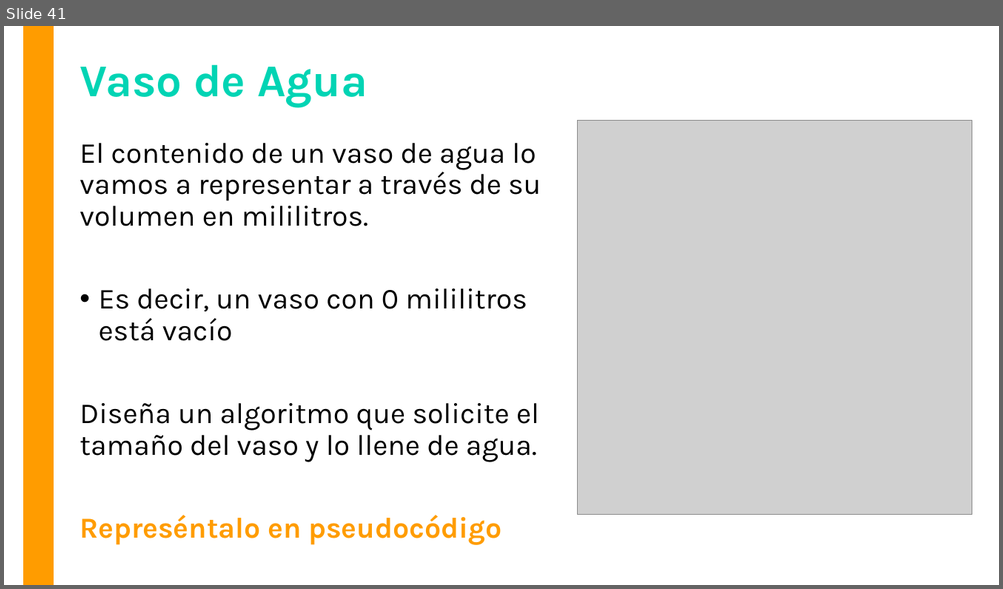
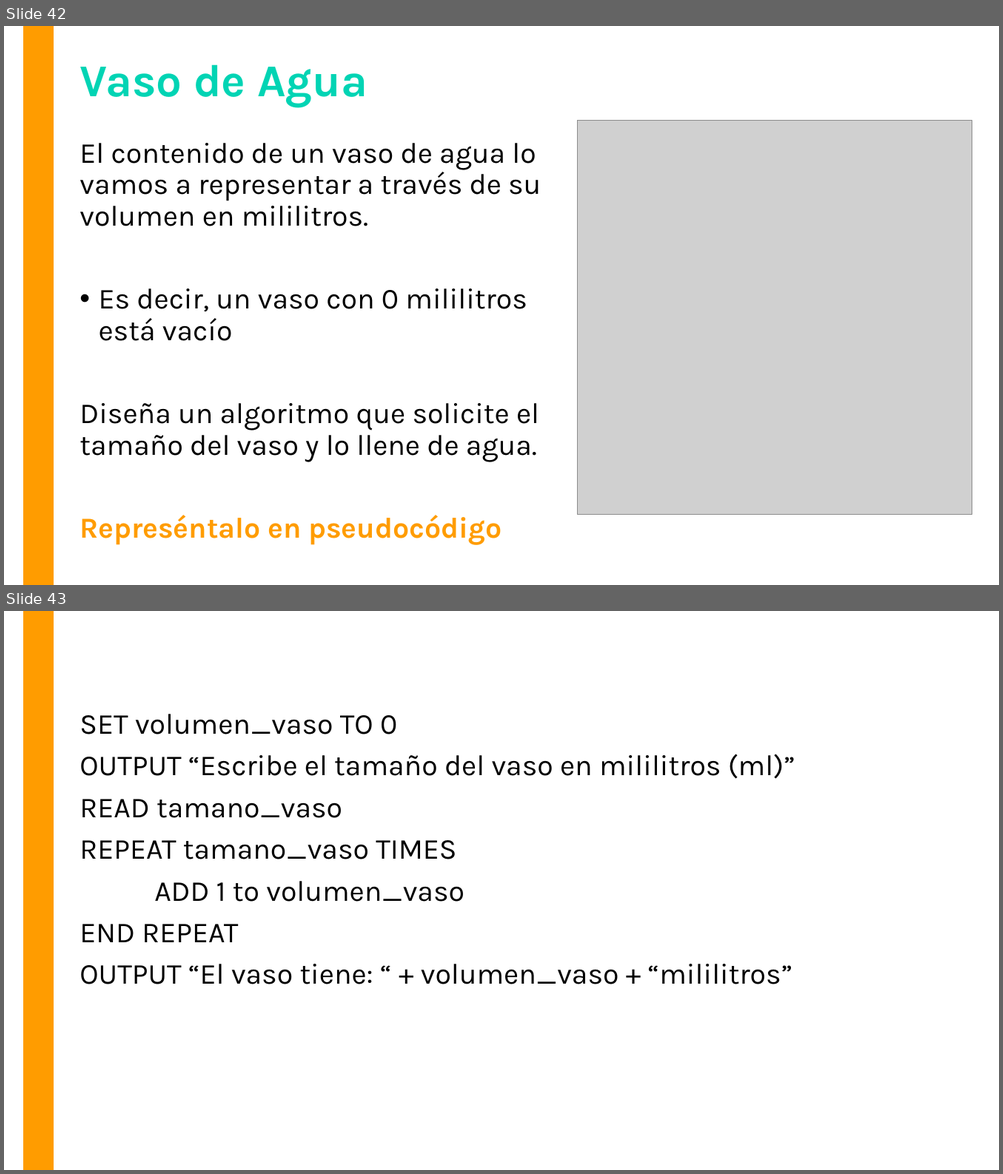
Before and after one commit to OMardil/INFO1_2021, a slide deck: MOD04-Introduccion_a_Java/01 Presentacion/INFO1_MOD4-Algoritmos_y_Diagramas.pptx. Shown one above the other, each under a label of ours: slide 41 before the commit, slides 42 and 43 after it. The pictures are 1003x589 and 1003x1174 pixels, drawn with LibreOffice and Linux fonts; fonts in the diff are those of the drawing; grey boxes stand for pictures. Boxes give left, top, right and bottom in pixels: in the first picture for what was removed or moved away, otherwise in the second. Text is boxed around its words. In the diff, an @@ line names an element or a change of style, - is before the commit and + after.

```diff
--- a/MOD04-Introduccion_a_Java/01 Presentacion/INFO1_MOD4-Algoritmos_y_Diagramas.pptx
+++ b/MOD04-Introduccion_a_Java/01 Presentacion/INFO1_MOD4-Algoritmos_y_Diagramas.pptx
@@ slide 43 added at (x1=4, y1=611, x2=999, y2=1170), background #FFFFFF; not listed: 1 template element that a slide beside it also shows @@
@@ text added at (x1=79, y1=714, x2=795, y2=985), 28 pt, text #000000 @@
+SET volumen_vaso TO 0
+OUTPUT “Escribe el tamaño del vaso en mililitros (ml)”
+READ tamano_vaso
+REPEAT tamano_vaso TIMES
+ADD 1 to volumen_vaso
+END REPEAT
+OUTPUT “El vaso tiene: “ + volumen_vaso + “mililitros”
@@ what was slide 41 is now slide 42 @@
```
Also in this commit, not shown: 2 slides changed, 1 other slide added, 1 other file.
